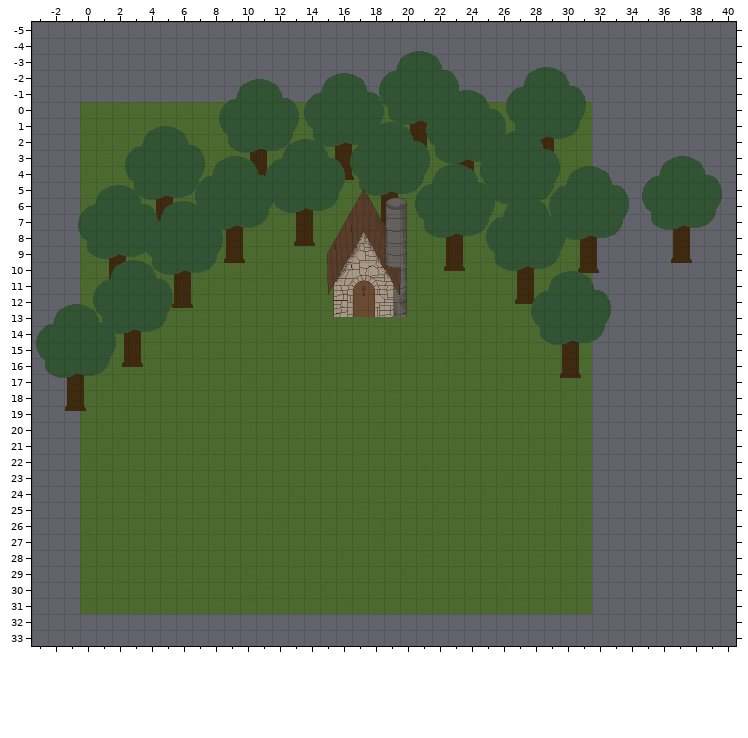
Tiled map: assets/maps/map_0_-1.tmx. Above is the file before it was changed.
Cells are 32x32 px. Shown: x -3..40, y -5..33.
After the commit:
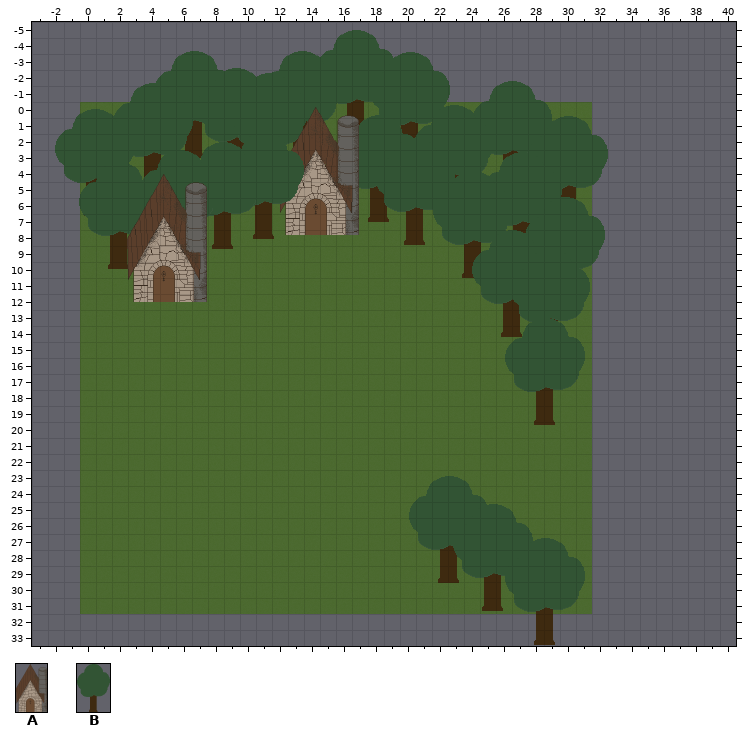
Key: from "Buildings": A 0 "mcHouseExt"; from "Trees": B 0 "tree".
Objects are placed by their top-left corner, in cells (3,4 is the top-left corner of cell 3,4); size is 1x1 cell unless given.
From old to new:
Layer "Entities":
added: B "Tree" at 14.7,-4.5 size 5x6.7
added: B "Tree" at 4.6,-3.2 size 5x6.7
added: B "Tree" at 11.4,-3.2 size 5x6.7
added: B "Tree" at 18.1,-3.1 size 5x6.7
added: B "Tree" at 7.2,-2.1 size 5x6.7
added: B "Tree" at 9.3,-1.8 size 5x6.7
added: B "Tree" at 24.5,-1.3 size 5x6.7
added: B "Tree" at 2,-1.2 size 5x6.7
added: B "Tree" at 20.9,0.2 size 5x6.7
added: B "Tree" at -1.6,0.4 size 5x6.7
added: B "Tree" at 16.2,0.8 size 5x6.7
added: B "Tree" at 28,0.9 size 5x6.7
added: A "TownHall" at 12.5,0.3 size 5x8
added: B "Tree" at 9,1.9 size 5x6.7
added: B "Tree" at 18.4,2.3 size 5x6.7
added: B "Tree" at 6.4,2.5 size 5x6.7
added: B "Tree" at 3.8,3 size 5x6.7
added: B "Tree" at 25.1,3.1 size 5x6.7
added: B "Tree" at 0,3.7 size 5x6.7
added: B "Tree" at 22,4.3 size 5x6.7
added: A "ShopHouse" at 2.9,4.5 size 5x8
added: B "Tree" at 27.8,5.9 size 5x6.7
added: B "Tree" at 24.5,8 size 5x6.7
added: B "Tree" at 26.9,9.2 size 5x6.7
added: B "Tree" at 26.6,13.5 size 5x6.7
added: B "Tree" at 20.6,23.4 size 5x6.7
added: B "Tree" at 23.3,25.1 size 5x6.7
added: B "Tree" at 26.6,27.2 size 5x6.7
removed: B "Tree" at 18.7,-3.2 size 5x6.7
removed: B "Tree" at 26.7,-2.2 size 5x6.7
removed: B "Tree" at 14,-1.8 size 5x6.7
removed: B "Tree" at 8.7,-1.4 size 5x6.7
removed: B "Tree" at 21.6,-0.7 size 5x6.7
removed: B "Tree" at 16.9,1.2 size 5x6.7
removed: B "Tree" at 2.8,1.5 size 5x6.7
removed: B "Tree" at 25,1.8 size 5x6.7
removed: B "Tree" at 11.5,2.3 size 5x6.7
removed: B "Tree" at 35.1,3.3 size 5x6.7
removed: B "Tree" at 7.2,3.4 size 5x6.7
removed: B "Tree" at 20.9,3.9 size 5x6.7
removed: B "Tree" at 29.3,4 size 5x6.7
removed: B "Tree" at -0.1,5.2 size 5x6.7
removed: B "Tree" at 25.4,6 size 5x6.7
removed: B "Tree" at 4,6.2 size 5x6.7
removed: A "MCHouse" at 15.4,5.4 size 5x8
removed: B "Tree" at 0.8,9.9 size 5x6.7
removed: B "Tree" at 28.2,10.6 size 5x6.7
removed: B "Tree" at -2.7,12.6 size 5x6.7
Where, in picture pixels (left, top, right, bottom), the same in both pictures:
changed: (36, 30, 629, 425)
removed: (642, 156, 722, 263)
added: (409, 476, 585, 645)
